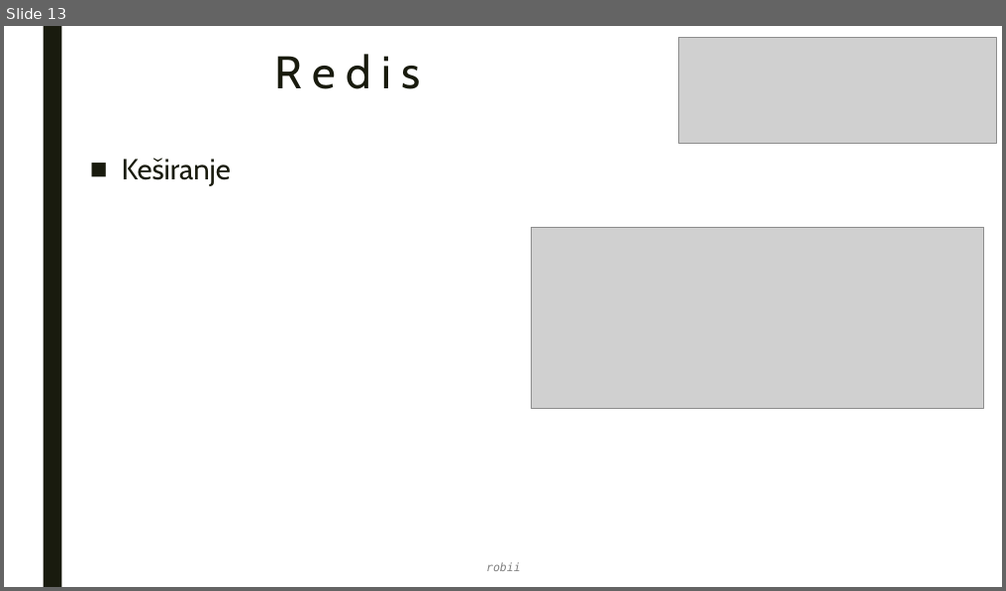
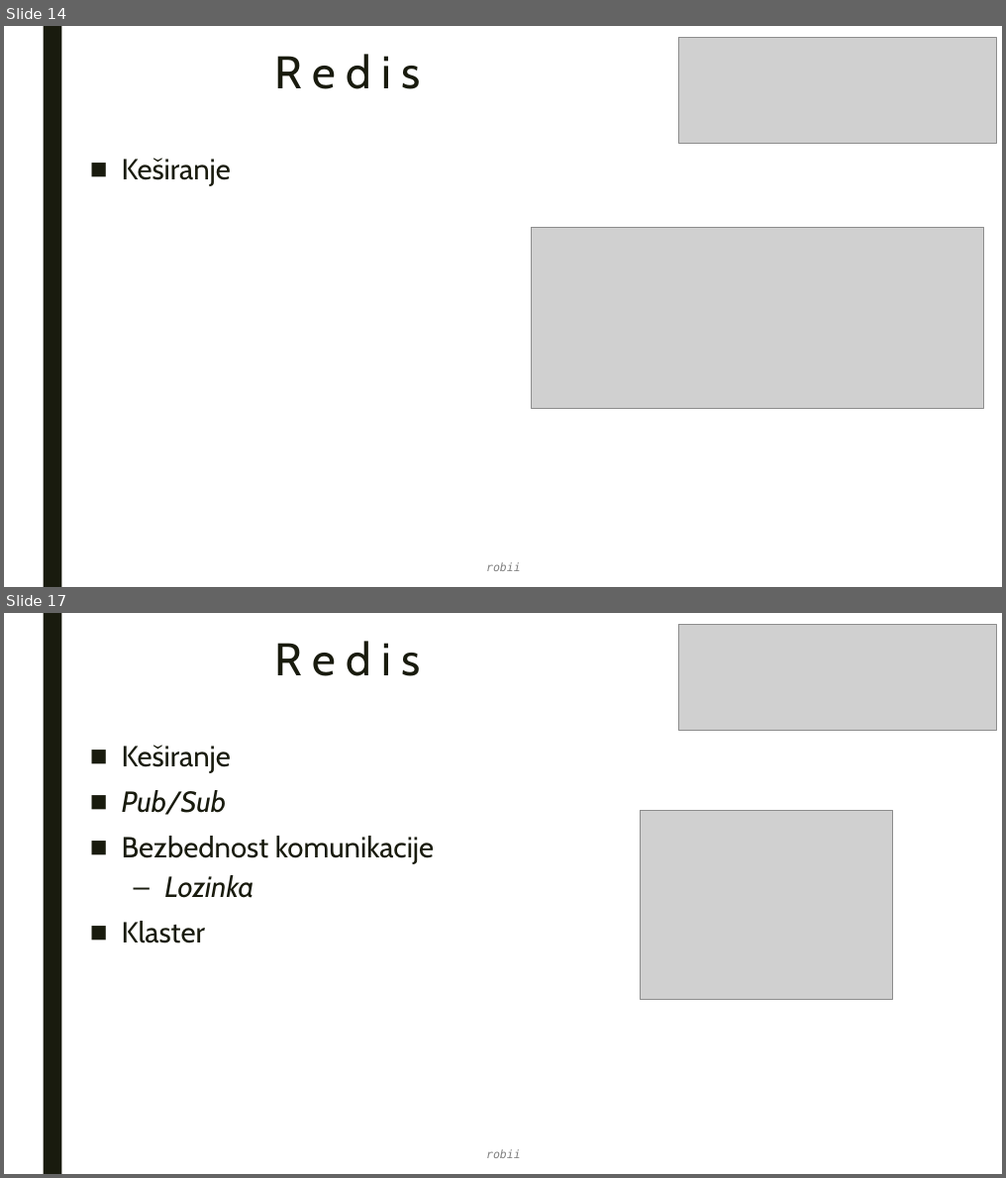
Before and after one commit to robertsabo0/MessageOrientedCommunication, a slide deck: docs/master_rad.0.1.pptx. Shown one above the other, each under a label of ours: slide 13 before the commit, slides 14 and 17 after it; the slides between them are not shown. The pictures are 1006x591 and 1006x1178 pixels, drawn with LibreOffice and Linux fonts; fonts in the diff are those of the drawing; grey boxes stand for pictures. Boxes give left, top, right and bottom in pixels: in the first picture for what was removed or moved away, otherwise in the second. Text is boxed around its words. In the diff, an @@ line names an element or a change of style, - is before the commit and + after.

```diff
--- a/docs/master_rad.0.1.pptx
+++ b/docs/master_rad.0.1.pptx
@@ slide 17 added at <box>4,613,1002,1174</box>, background #FFFFFF; not listed: 1 template element that a slide beside it also shows @@
@@ title added at <box>274,641,421,676</box>, 44 pt, text #191B0E @@
+R e d i s
@@ picture added at <box>679,624,997,731</box> @@
@@ text added at <box>122,745,434,944</box>, 28 pt, text #191B0E @@
+■ Keširanje
+■ Pub/Sub
+■ Bezbednost komunikacije
+  – Lozinka
+■ Klaster
@@ picture added at <box>641,811,893,999</box> @@
@@ text added at <box>486,1150,521,1158</box>, 11 pt, text #808080, italic @@
+robii
@@ what was slide 13 is now slide 14 @@
```
Also in this commit, not shown: 3 slides changed, 33 other slides added, 9 slides removed, 3 other files.
